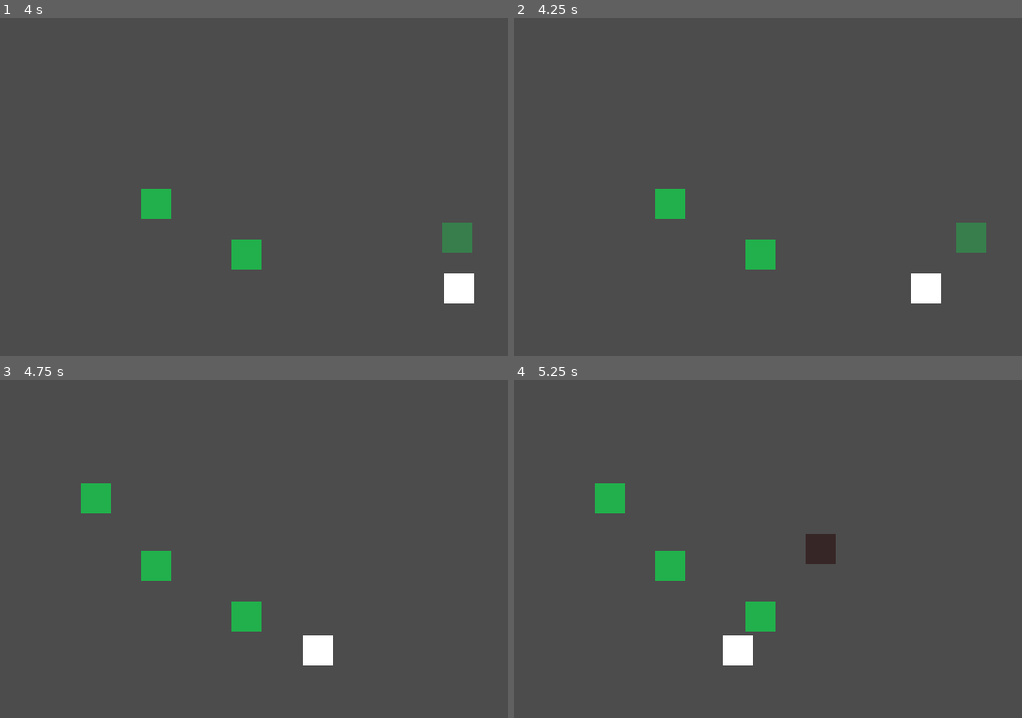
Above: before the commit, frames 1-4 (two rows, left to right).
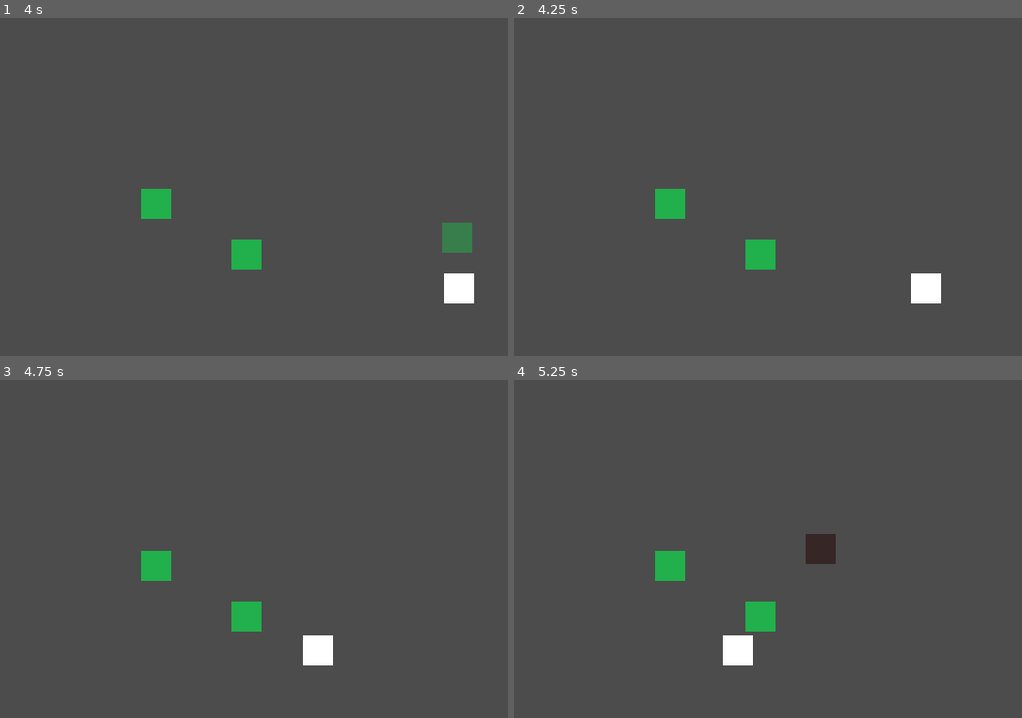
Above: after the commit, the same moments.

Repository: TylerPelaez/TowerCard
Game: Godot game, scene res://World/TestLevel.tscn
Same seed, same stepped clock (60 frames per second), same inputs: the game is played once before the commit and once after it.
Inputs (mouse positions are in pixels of both pictures, inside the frame that each line leads up to):
- Up to frame 1 (4 s): move the mouse to (411, 170) at 0.52 s; tap E (dev_place_tower) at 0.6, 2.1, 3.6 s; move the mouse to (157, 203) at 1.27 s; click (157, 203) at 1.35 s; move the mouse to (335, 112) at 2.02 s; move the mouse to (248, 254) at 2.77 s; click (248, 254) at 2.85 s; move the mouse to (457, 237) at 3.52 s
- Up to frame 2 (4.25 s): right-click (971, 237) at 4.15 s
- Up to frame 3 (4.75 s): move the mouse to (96, 498) at 4.27 s; click (96, 498) at 4.35 s
- Up to frame 4 (5.25 s): move the mouse to (818, 549) at 5.02 s; tap E (dev_place_tower) at 5.1 s

Frame 1 is identical in both runs. In frame 2, 0.5% of the frame differs, in the area x 87-93%, y 60-70%; in frame 3, 0.5%; in frame 4, 0.5%.

Commit message:
Cancel tower placement

Diff:
--- a/Player/PlayerController.gd
+++ b/Player/PlayerController.gd
@@ -20,6 +20,12 @@
 		STATE.PLACING_TOWER:
 			if held_tower == null:
 				print("ERROR: state is PLACING_TOWER, but held_tower is null")
+				return
+
+			if Input.is_action_just_pressed("cancel_tower_placement"):
+				held_tower.queue_free()
+				held_tower = null
+				ui_state = STATE.DEFAULT
 				return
 
 			held_tower.global_position = held_tower.get_global_mouse_position()
--- a/project.godot
+++ b/project.godot
@@ -86,6 +86,11 @@
 "events": [ Object(InputEventMouseButton,"resource_local_to_scene":false,"resource_name":"","device":0,"alt":false,"shi …(212 unchanged characters)…
  ]
 }
+cancel_tower_placement={
+"deadzone": 0.5,
+"events": [ Object(InputEventMouseButton,"resource_local_to_scene":false,"resource_name":"","device":0,"alt":false,"shift":false,"control":false,"meta":false,"command":false,"button_mask":0,"position":Vector2( 0, 0 ),"global_position":Vector2( 0, 0 ),"factor":1.0,"button_index":2,"pressed":false,"doubleclick":false,"script":null)
+ ]
+}
 
 [layer_names]
 
